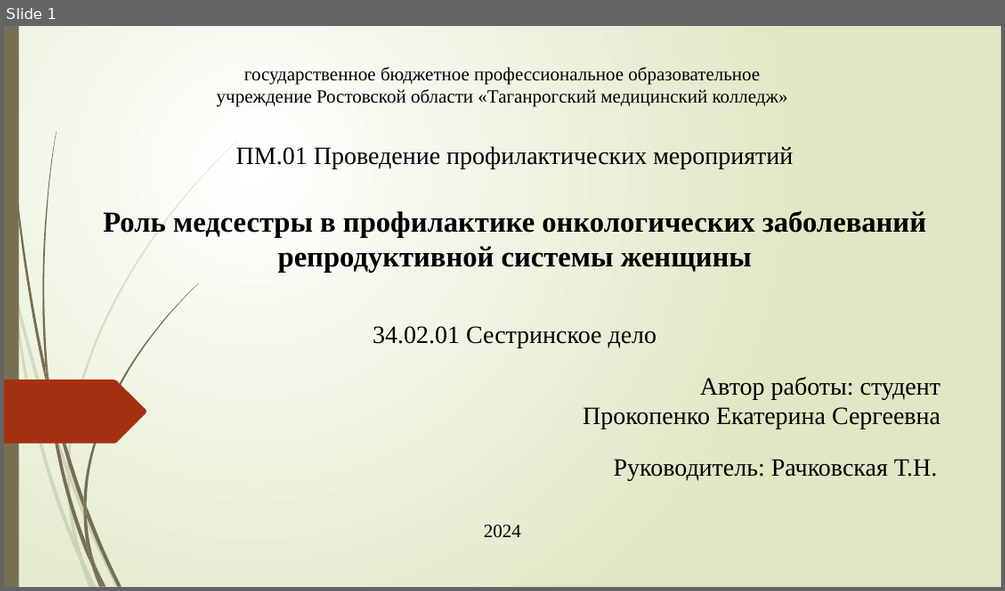
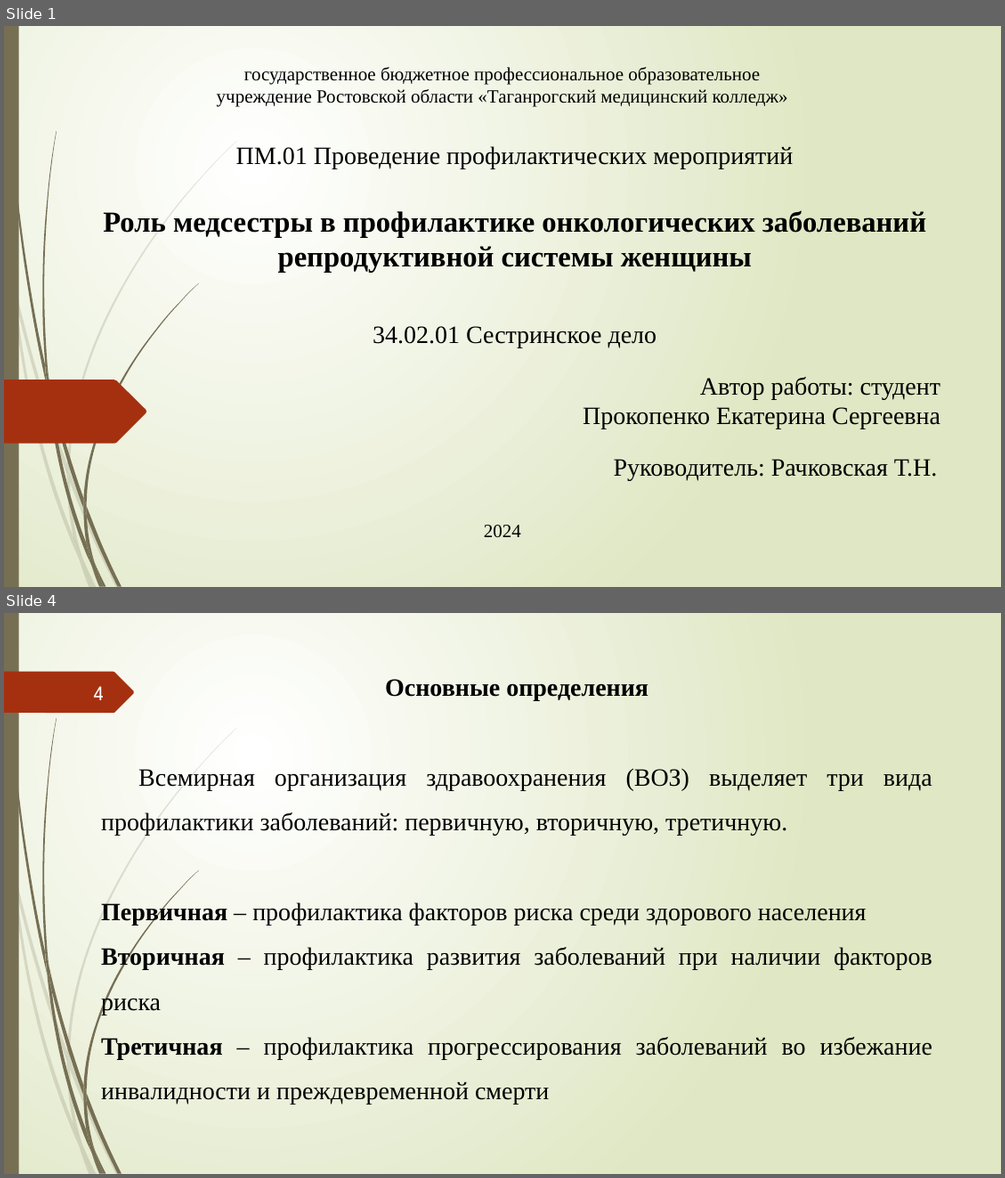
Before and after one commit to cottarius/kate-kurs, a slide deck: ProkopenkoES.pptx. Shown one above the other, each under a label of ours: slide 1 before the commit, slides 1 and 4 after it; the slides between them are not shown. The pictures are 1005x591 and 1005x1178 pixels, drawn with LibreOffice and Linux fonts; fonts in the diff are those of the drawing. Boxes give left, top, right and bottom in pixels: in the first picture for what was removed or moved away, otherwise in the second. Text is boxed around its words. In the diff, an @@ line names an element or a change of style, - is before the commit and + after.

```diff
--- a/ProkopenkoES.pptx
+++ b/ProkopenkoES.pptx
@@ slide 4 added at (4, 613, 1001, 1174), background gradient #FFFFFF to #DFE8C4; not listed: 23 template elements that a slide beside it also shows @@
@@ freeform shape added at (4, 672, 134, 713), fill #A53010 @@
@@ page number added at (94, 686, 104, 700), 20 pt, text #FEFFFF @@
+4
@@ text added at (101, 679, 932, 1104), 24 pt, text #000000 @@
+Основные определения
+Всемирная организация здравоохранения (ВОЗ) выделяет три вида профилактики заболеваний: первичную, вторичную, третичную.
+Первичная – профилактика факторов риска среди здорового населения
+Вторичная – профилактика развития заболеваний при наличии факторов риска
+Третичная – профилактика прогрессирования заболеваний во избежание инвалидности и преждевременной смерти
```
Also in this commit, not shown: 1 slide changed, 14 other slides added, 2 other files.
